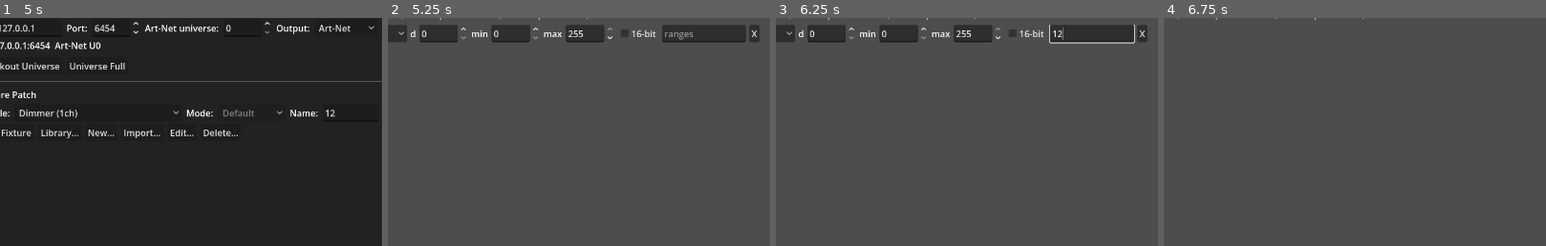
Above: before the commit, frames 1-4 (left to right).
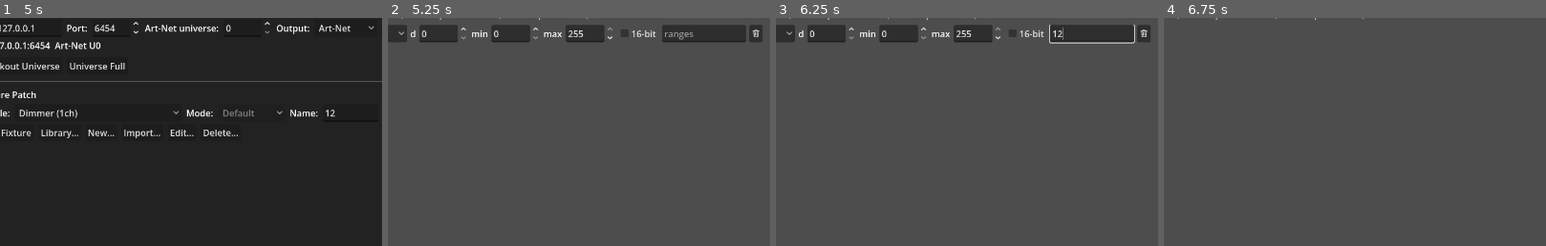
Above: after the commit, the same moments.

Repository: KonajuGames/slight-dmx-controller
Game: Godot game, scene res://main.tscn
Two runs of this game, one before a commit and one after it. Both use one fixed random seed, a clock stepped at 60 frames per second and the inputs below.
Inputs (mouse positions are % of the whole screen's width and height, from its top left):
- Up to frame 1 (5 s): click (18, 51) at 0.52 s; type "12" at 0.6 s; click (77, 45) at 0.75 s; type "12" at 0.83 s; click "New Show" at 1.25 s; click "New Show" at 2 s; click "New Show" at 2.75 s; click "GO" at 3.5 s; click "GO" at 4.25 s
- Up to frame 2 (5.25 s): click "New..." at 5 s
- Up to frame 3 (6.25 s): click (26, 14) at 5.77 s; type "12" at 5.85 s; click (72, 27) at 6 s; type "12" at 6.08 s
- Up to frame 4 (6.75 s): click (79, 27) at 6.5 s, where only the run before the commit has a clickable "X"
The pictures show only the part of the screen within x 31-81%, y 24-74%; the shares and areas given below are measured in that part.

Frame 1 is identical in both runs. In frame 2, 0.1% of the frame differs, in the area x 95-98%, y 3-11%; in frame 3, 0.1%; in frame 4, nothing differs.

Commit message:
Use the trash icon for removing a channel in the fixture profile editor
Co-Authored-By: Claude Opus 5.5 <noreply@anthropic.com>

Diff:
--- a/scripts/dmx_controller.gd
+++ b/scripts/dmx_controller.gd
@@ -2229,7 +2229,8 @@
 		row.add_child(ranges_edit)
 
 		var remove_row_btn := Button.new()
-		remove_row_btn.text = "X"
+		remove_row_btn.icon = UniversePanel.header_icon("trash")
+		remove_row_btn.tooltip_text = "Remove channel"
 		row.add_child(remove_row_btn)
 
 		channels_box.add_child(row)
--- a/scripts/universe_panel.gd
+++ b/scripts/universe_panel.gd
@@ -102,7 +102,7 @@
 }
 static var _header_icons := {}
 
-static func _header_icon(icon_name: String) -> Texture2D:
+static func header_icon(icon_name: String) -> Texture2D:
 	if not _header_icons.has(icon_name):
 		var svg := '<svg xmlns="http://www.w3.org/2000/svg" width="16" height="16" viewBox="0 0 16 16"><g fill="none" stroke="#e0e0e0" stroke-width="1.3" stroke-linecap="round" stroke-linejoin="round">%s</g></svg>' % _HEADER_ICON_SVG[icon_name]
 		var img := Image.new()
@@ -114,7 +114,7 @@
 ## An icon-only button, its name in the tooltip.
 func _icon_button(icon_name: String, tip: String) -> Button:
 	var b := Button.new()
-	b.icon = _header_icon(icon_name)
+	b.icon = header_icon(icon_name)
 	b.tooltip_text = tip
 	return b
 
